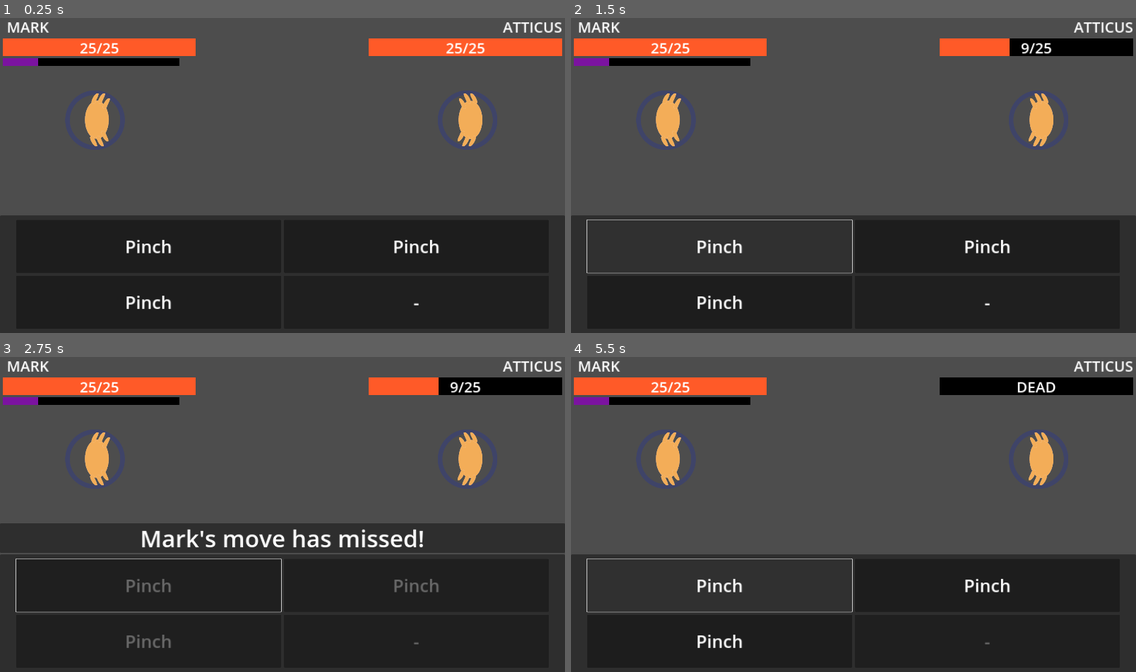
Above: before the commit, frames 1-4 (two rows, left to right).
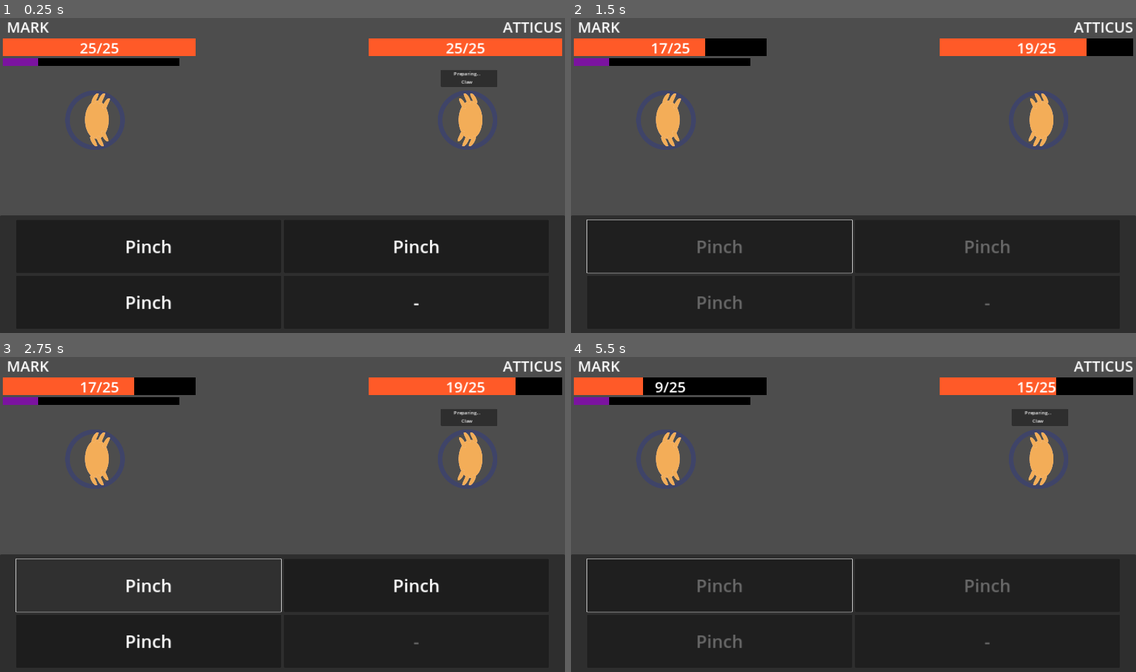
Above: after the commit, the same moments.

Repository: mathew-tran/theanajam24
Game: Godot game, scene res://Levels/Main.tscn
The game is run twice, just before and just after one commit, with the same random seed, the same clock (stepped at 60 frames per second) and the same inputs.
Inputs (mouse positions are in pixels of both pictures, inside the frame that each line leads up to):
- Up to frame 1 (0.25 s): no input
- Up to frame 2 (1.5 s): click (717, 247) at 0.52 s; click (717, 247) at 1.27 s
- Up to frame 3 (2.75 s): click (146, 586) at 2.02 s
- Up to frame 4 (5.5 s): move the mouse to (977, 498) at 2.77 s; click (977, 498) at 2.85 s; move the mouse to (740, 530) at 3.52 s; click (740, 530) at 3.6 s; tap Enter at 4.25 s; move the mouse to (910, 445) at 4.27 s; click (910, 445) at 4.35 s; tap Space at 5 s; move the mouse to (825, 577) at 5.02 s; click (825, 577) at 5.1 s

The runs differ from the first frame. In frame 1, 0.5% of the frame differs, in the area x 78-88%, y 16-22%; in frame 2, 1.9%; in frame 3, 12%, in the area x 0-100%, y 6-93%; in frame 4, 3.4%.

Commit message:
have enemy be able to hit back.. the logic is wonky and should be controlled in the battle manager after the player hits

Diff:
--- /dev/null
+++ b/Content/Moves/Attacks/Claw.tres
@@ -0,0 +1,13 @@
+[gd_resource type="Resource" load_steps=2 format=3 uid="uid://csk58dlpc78v8"]
+
+[ext_resource type="Script" path="res://Scripts/DataStructures/CrabMoveAttack.gd" id="1_aeuqw"]
+
+[resource]
+script = ExtResource("1_aeuqw")
+Damage = 3
+DamageBonus = 0
+CritChance = 99
+TargetType = 1
+MoveName = "Claw"
+Cost = 1
+Accuracy = 100
--- a/Levels/Main.tscn
+++ b/Levels/Main.tscn
@@ -1,10 +1,12 @@
-[gd_scene load_steps=6 format=3 uid="uid://es6nd57a2gp0"]
+[gd_scene load_steps=8 format=3 uid="uid://es6nd57a2gp0"]
 
 [ext_resource type="PackedScene" uid="uid://c4lv4viiojafv" path="res://Prefabs/CrabUnit.tscn" id="1_v801o"]
 [ext_resource type="PackedScene" uid="uid://bfirwcnlcdd2l" path="res://Prefabs/UI/UILayer.tscn" id="2_jdlnc"]
 [ext_resource type="Script" path="res://Scripts/BattleManager.gd" id="2_tgoci"]
 [ext_resource type="PackedScene" uid="uid://b0mgypkrapx7d" path="res://Prefabs/UI/UnitCircle.tscn" id="3_ogekb"]
 [ext_resource type="Resource" uid="uid://23lkrnyikk4i" path="res://Content/Moves/Attacks/Pinch.tres" id="5_5uqmp"]
+[ext_resource type="PackedScene" uid="uid://bedb4itmvv643" path="res://Prefabs/EnemyAI.tscn" id="6_3egmu"]
+[ext_resource type="Resource" uid="uid://csk58dlpc78v8" path="res://Content/Moves/Attacks/Claw.tres" id="6_4ip8s"]
 
 [node name="Node2D" type="Node2D"]
 
@@ -28,3 +30,6 @@
 position = Vector2(8, -1)
 scale = Vector2(-1, -1)
 Name = "Atticus"
+Moves = Array[Resource("res://Scripts/DataStructures/CrabMove.gd")]([ExtResource("6_4ip8s"), ExtResource("6_4ip8s"), ExtResource("6_4ip8s"), ExtResource("6_4ip8s")])
+
+[node name="EnemyAI" parent="BattleManager" instance=ExtResource("6_3egmu")]
--- /dev/null
+++ b/Prefabs/EnemyAI.tscn
@@ -0,0 +1,6 @@
+[gd_scene load_steps=2 format=3 uid="uid://bedb4itmvv643"]
+
+[ext_resource type="Script" path="res://Scripts/EnemyAI.gd" id="1_jqnr2"]
+
+[node name="AI" type="Node"]
+script = ExtResource("1_jqnr2")
--- /dev/null
+++ b/Prefabs/UI/EnemyTelegraph.tscn
@@ -0,0 +1,24 @@
+[gd_scene load_steps=2 format=3 uid="uid://b7t45fgwlvehq"]
+
+[ext_resource type="Script" path="res://Scripts/UI/EnemyTelegraph.gd" id="1_g6ifo"]
+
+[node name="Panel" type="Panel"]
+offset_right = 192.0
+offset_bottom = 58.0
+script = ExtResource("1_g6ifo")
+
+[node name="VBoxContainer" type="VBoxContainer" parent="."]
+layout_mode = 0
+offset_right = 177.0
+offset_bottom = 50.0
+
+[node name="Label" type="Label" parent="VBoxContainer"]
+layout_mode = 2
+text = "Preparing..."
+horizontal_alignment = 1
+
+[node name="Label2" type="Label" parent="VBoxContainer"]
+layout_mode = 2
+text = "Pinch"
+horizontal_alignment = 1
+vertical_alignment = 1
--- a/Prefabs/UI/UILayer.tscn
+++ b/Prefabs/UI/UILayer.tscn
@@ -1,9 +1,10 @@
-[gd_scene load_steps=5 format=3 uid="uid://bfirwcnlcdd2l"]
+[gd_scene load_steps=6 format=3 uid="uid://bfirwcnlcdd2l"]
 
 [ext_resource type="Script" path="res://Scripts/UI/UILayer.gd" id="1_gwlpl"]
 [ext_resource type="PackedScene" uid="uid://wrgab0n5yd4r" path="res://Prefabs/UI/MovePanel.tscn" id="1_k0on1"]
 [ext_resource type="PackedScene" uid="uid://dnmp2ytlrmlbd" path="res://Prefabs/UI/HealthBar.tscn" id="2_ld5rn"]
 [ext_resource type="PackedScene" uid="uid://5jgj246x60wl" path="res://Prefabs/UI/BattleLog.tscn" id="4_xvqgu"]
+[ext_resource type="PackedScene" uid="uid://b7t45fgwlvehq" path="res://Prefabs/UI/EnemyTelegraph.tscn" id="5_rslvp"]
 
 [node name="CanvasLayer" type="CanvasLayer"]
 script = ExtResource("1_gwlpl")
@@ -27,3 +28,9 @@
 bIsEnemy = true
 
 [node name="BattleLog" parent="." instance=ExtResource("4_xvqgu")]
+
+[node name="Panel" parent="." instance=ExtResource("5_rslvp")]
+offset_left = 1498.0
+offset_top = 184.0
+offset_right = 1690.0
+offset_bottom = 242.0
--- a/Scripts/Autoload/EventManager.gd
+++ b/Scripts/Autoload/EventManager.gd
@@ -4,3 +4,6 @@
 signal PopulateEnemyData(crab : CrabUnit)
 signal InjectBattleLog(message: String)
 signal BattleLogComplete()
+signal StartEnemyTurn
+signal CompleteEnemyTurn
+signal EnemyTelegraphAbility(abil : CrabUnit)
--- a/Scripts/Autoload/Helper.gd
+++ b/Scripts/Autoload/Helper.gd
@@ -1,13 +1,23 @@
 extends Node
 
-func GetActiveEnemy():
+func GetActiveEnemy() -> CrabUnit:
 	var circle = get_tree().get_nodes_in_group("EnemyCircle")
 	if circle:
 		return circle[0].get_child(0)
 	return null
 
-func GetActivePlayer():
+func GetActivePlayer() -> CrabUnit:
 	var circle = get_tree().get_nodes_in_group("PlayerCircle")
 	if circle:
 		return circle[0].get_child(0)
 	return null
+
+func DoMove(crabUnit, crabMove):
+	if is_instance_valid(crabMove) == false:
+		return
+
+	if crabMove.HasPassedAccuracyCheck():
+		var target = crabMove.DetermineTarget(crabUnit)
+		crabMove.PerformMove(target)
+	else:
+		EventManager.InjectBattleLog.emit(crabUnit.Name + "'s move has missed!")
--- a/Scripts/BattleManager.gd
+++ b/Scripts/BattleManager.gd
@@ -6,3 +6,5 @@
 func _ready():
 	EventManager.PopulatePlayerData.emit(PlayerCircle.get_child(0))
 	EventManager.PopulateEnemyData.emit(EnemyCircle.get_child(0))
+
+	EventManager.StartEnemyTurn.emit()
--- a/Scripts/CrabUnit.gd
+++ b/Scripts/CrabUnit.gd
@@ -11,3 +11,6 @@
 func _ready():
 	Health = $HealthComponent
 	Health.Setup()
+
+func GetRandomMove():
+	return Moves[randi() % len(Moves)]
--- /dev/null
+++ b/Scripts/EnemyAI.gd
@@ -0,0 +1,24 @@
+extends Node
+
+var NextMoveToUse : CrabMove
+
+func _ready():
+	EventManager.StartEnemyTurn.connect(OnStartEnemyTurn)
+	EventManager.CompleteEnemyTurn.connect(OnCompleteEnemyTurn)
+
+func OnStartEnemyTurn():
+	var enemy = Helper.GetActiveEnemy()
+	enemy.bIsEnemy = true
+	if enemy.Health.IsAlive() == false:
+		EventManager.EnemyTelegraphAbility.emit(null)
+		return
+	NextMoveToUse = enemy.GetRandomMove()
+	EventManager.EnemyTelegraphAbility.emit(NextMoveToUse)
+
+func OnCompleteEnemyTurn():
+	var enemy = Helper.GetActiveEnemy()
+	if enemy.Health.IsAlive():
+		Helper.DoMove(enemy, NextMoveToUse)
+		NextMoveToUse = null
+	else:
+		EventManager.EnemyTelegraphAbility.emit(null)
--- a/Scripts/UI/BattleLog.gd
+++ b/Scripts/UI/BattleLog.gd
@@ -17,7 +17,7 @@
 func OnInjectBattleLog(message: String):
 	$Label.text = message
 	var tween = get_tree().create_tween()
-	tween.tween_property(self, "position:x", TargetXPosition, .5)
+	tween.tween_property(self, "position:x", TargetXPosition, .2)
 	bIsActive = true
 
 func _input(event):
--- /dev/null
+++ b/Scripts/UI/EnemyTelegraph.gd
@@ -0,0 +1,36 @@
+extends Panel
+
+var OriginalScale = Vector2.ZERO
+@onready var AbilityLabel = $VBoxContainer/Label2
+
+var TelegraphTween = null
+func _ready():
+	EventManager.StartEnemyTurn.connect(OnStartEnemyTurn)
+	EventManager.EnemyTelegraphAbility.connect(OnEnemyTelegraphAbility)
+	EventManager.CompleteEnemyTurn.connect(OnCompleteEnemyTurn)
+	OriginalScale = scale
+
+func OnEnemyTelegraphAbility(ability: CrabMove):
+	if is_instance_valid(ability):
+		AbilityLabel.text = ability.MoveName
+		AnimIn()
+	else:
+		AnimOut()
+
+func OnStartEnemyTurn():
+	AnimOut()
+
+func OnCompleteEnemyTurn():
+	AnimOut()
+
+func AnimIn():
+	if is_instance_valid(TelegraphTween):
+		TelegraphTween.stop()
+	TelegraphTween = get_tree().create_tween()
+	TelegraphTween.tween_property(self, "scale", OriginalScale, .1)
+
+func AnimOut():
+	if is_instance_valid(TelegraphTween):
+		TelegraphTween.stop()
+	TelegraphTween = get_tree().create_tween()
+	TelegraphTween.tween_property(self, "scale", Vector2(OriginalScale.x, 0), .1)
--- a/Scripts/UI/MoveButton.gd
+++ b/Scripts/UI/MoveButton.gd
@@ -15,11 +15,11 @@
 	if is_instance_valid(CrabMoveRef) == false:
 		return
 
-	if CrabMoveRef.HasPassedAccuracyCheck():
-		var target = CrabMoveRef.DetermineTarget(CrabUnitRef)
-		CrabMoveRef.PerformMove(target)
-	else:
-		EventManager.InjectBattleLog.emit(CrabUnitRef.Name + "'s move has missed!")
+	Helper.DoMove(CrabUnitRef, CrabMoveRef)
+
+	EventManager.CompleteEnemyTurn.emit()
+	await get_tree().create_timer(.2).timeout
+	EventManager.StartEnemyTurn.emit()
 
 func Setup(move : CrabMove, crab : CrabUnit):
 	ButtonRef.disabled = true
